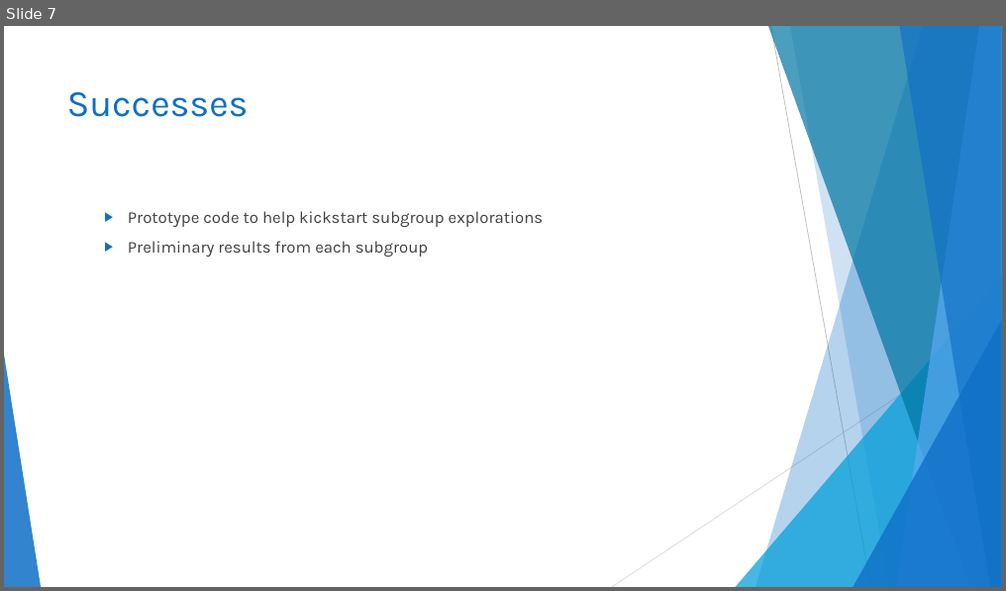
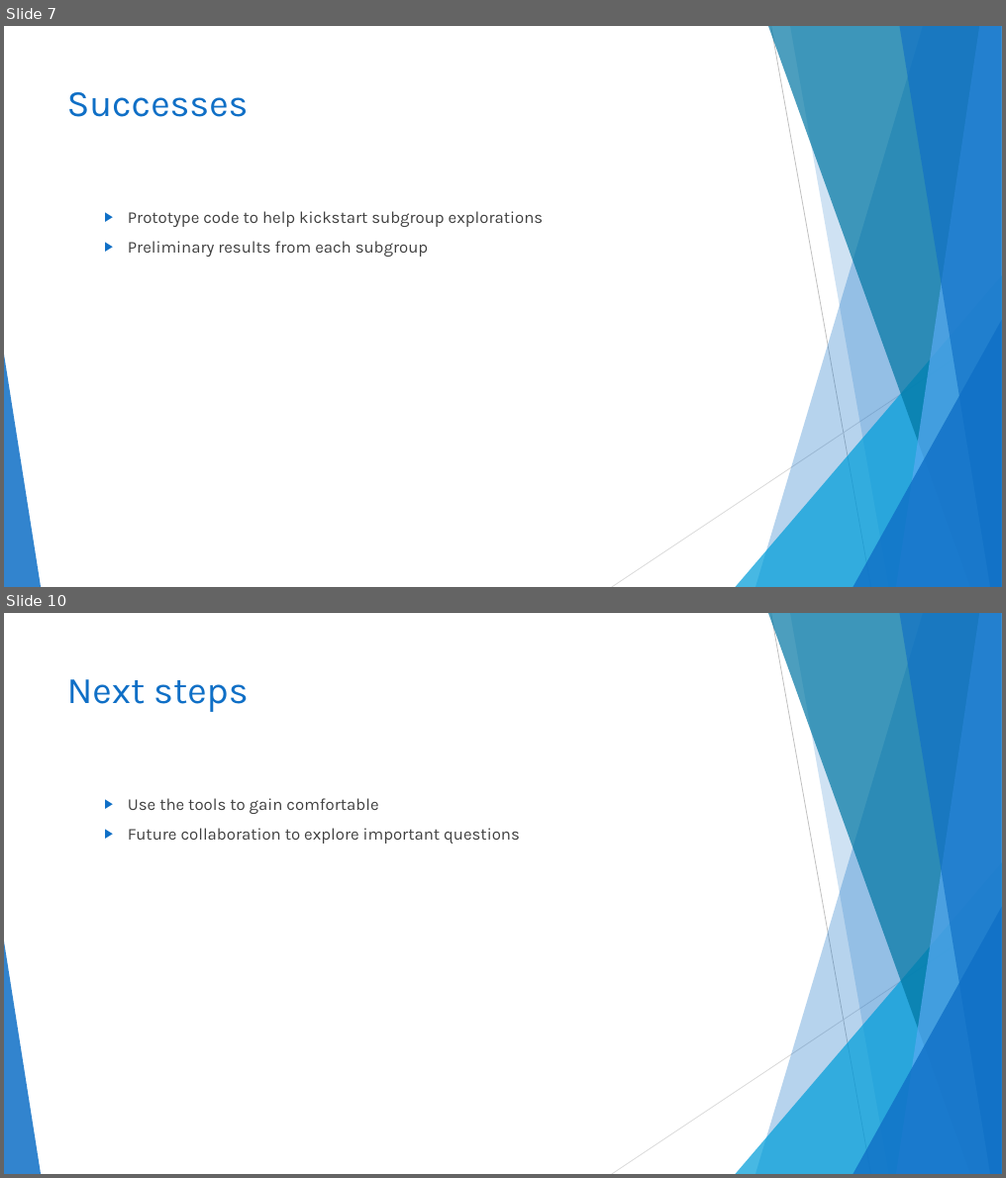
Before and after one commit to TESA-workshops/sim-geostat-survey, a slide deck: report/sim-geostat-survey-report.pptx. Shown one above the other, each under a label of ours: slide 7 before the commit, slides 7 and 10 after it; the slides between them are not shown. The pictures are 1006x591 and 1006x1178 pixels, drawn with LibreOffice and Linux fonts; fonts in the diff are those of the drawing. Boxes give left, top, right and bottom in pixels: in the first picture for what was removed or moved away, otherwise in the second. Text is boxed around its words. In the diff, an @@ line names an element or a change of style, - is before the commit and + after.

```diff
--- a/report/sim-geostat-survey-report.pptx
+++ b/report/sim-geostat-survey-report.pptx
@@ slide 10 added at [4, 613, 1002, 1174], background #FFFFFF; not listed: 10 template elements that a slide beside it also shows @@
@@ title added at [67, 679, 248, 712], 36 pt, text #0F6FC6 @@
+Next steps
@@ text added at [128, 798, 520, 844], 16 pt, text #404040 @@
+  ▶ Use the tools to gain comfortable
+  ▶ Future collaboration to explore important questions
```
Also in this commit, not shown: 2 slides changed, 16 other slides added, 2 slides removed, 1 other file.
